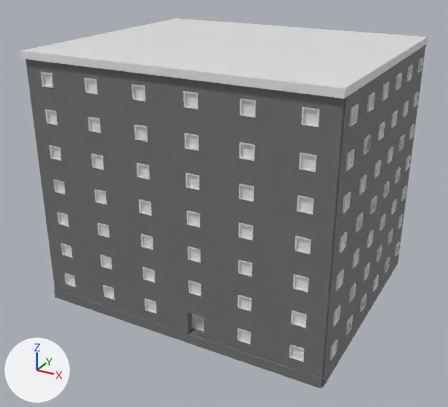
The FBX model OSB3D/Assets/Prefabs/Import/Buildings/BCS30_F07_01.fbx as it was, and as the next commit left it.
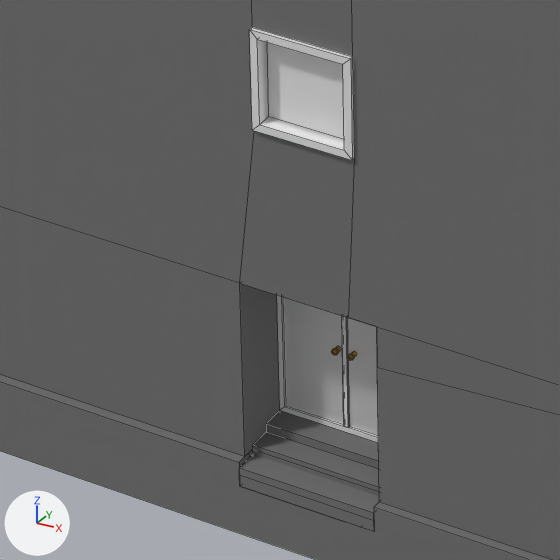
Old and new are each drawn whole from a 50 mm lens placed at (65.4, -93.2, 35.5), pointed at (37.1, -41.8, 9.8) and again close up on the part from 35% to 51% of the width and 68% to 85% of the height. Every picture has the same lights, and +X, +Y and +Z are marked at lower left. The close-ups show mesh edges as thin lines.

The scene before the commit, as lines of its bpy script (objects in view):
```python
mat_doorpanel_003 = principled_material('DoorPanel.003')
mat_doorpanel_003.base_color = (0.8, 0.8, 0.8)  # white #e7e7e7
mat_doorpanel_003.metallic = 0.5
me_cube_042 = bpy.data.meshes.new('Cube.042')
me_cube_042.from_pydata(...)  # 2162 vertices, 1812 faces; spans x -15.0..15.2, y -12.8..12.8, z -13.0..12.7
me_cube_042.materials.append(mat_slab_003)  # grey #727272
me_cube_042.materials.append(mat_roof_003)  # white #e7e7e7
me_cube_042.materials.append(mat_facade_003)  # grey #727272
me_cube_042.materials.append(mat_frame_003)  # white #e7e7e7
me_cube_042.materials.append(mat_doorpanel_003)  # white #e7e7e7
me_cube_042.materials.append(mat_door_003)  # white #e7e7e7
me_cube_042.materials.append(mat_doorknob_003)  # yellow #e7b43d
me_cube_042.materials.append(mat_windowglass_003)  # white #e7e7e7
me_cube_042.materials.append(mat_stair_003)  # grey #727272
ob_bcs30_f07_01 = bpy.data.objects.new('BCS30_F07_01', me_cube_042)
ob_bcs30_f07_01.location = (37.5, -40.0, 13.0)
```
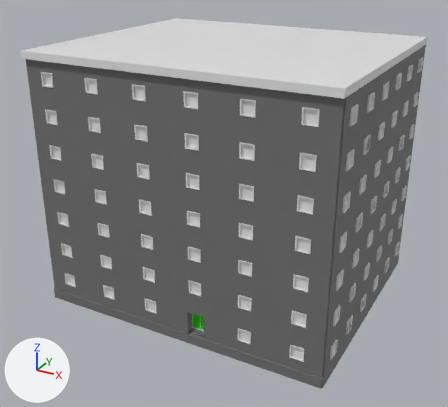
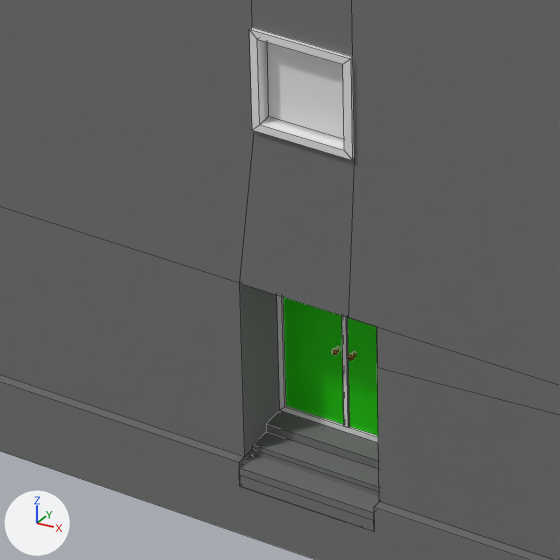
Where the change shows, as pixel boxes (x1, y1, x2, y2) in the close-ups (560 x 560 px):
```json
{"object": "BCS30_F07_01", "change": "recoloured", "before": [241, 295, 381, 466], "after": [241, 295, 381, 466], "on screen": "white to green"}
```

The change, as JSON lines over the scene's bpy script:
```json
{"op": "set", "path": "mat_doorpanel_003.base_color", "old": "(0.8, 0.8, 0.8)", "new": "(0.0219, 0.8, 0.00206)", "note": "white #e7e7e7 -> green #29e707"}
```
